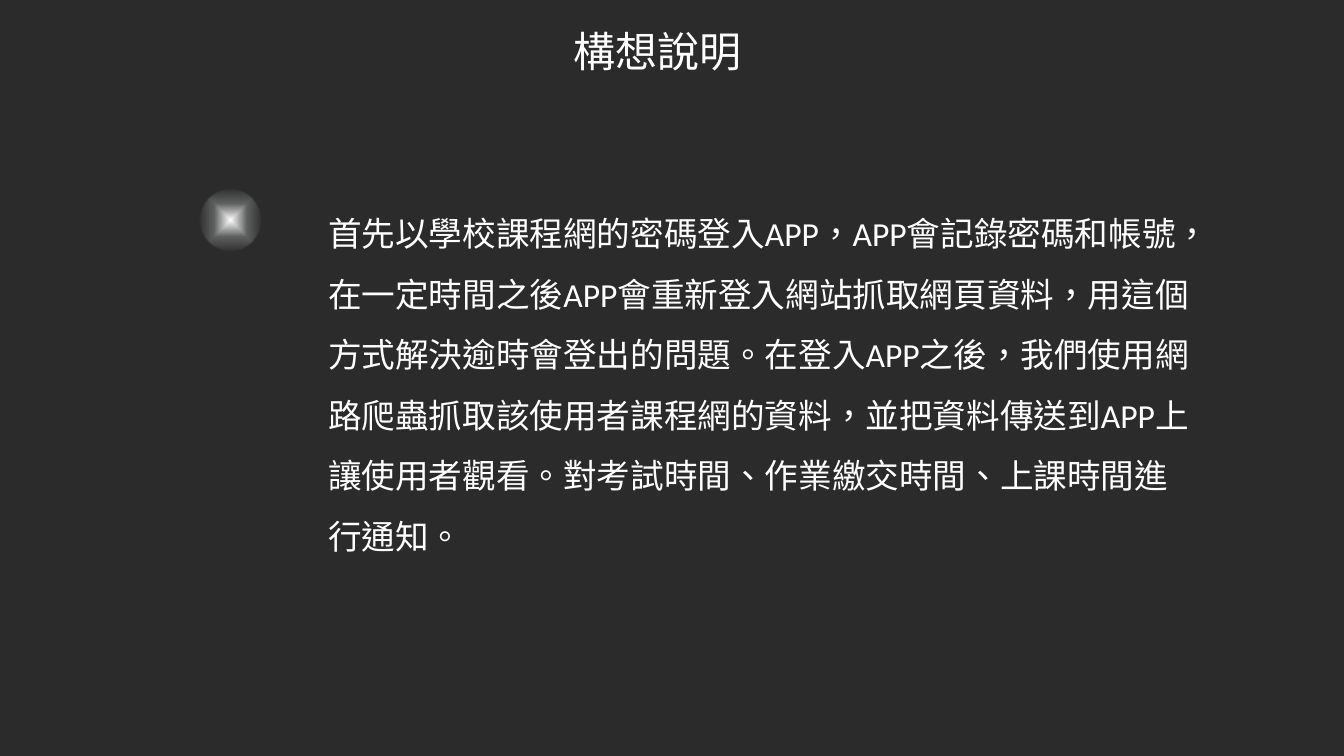
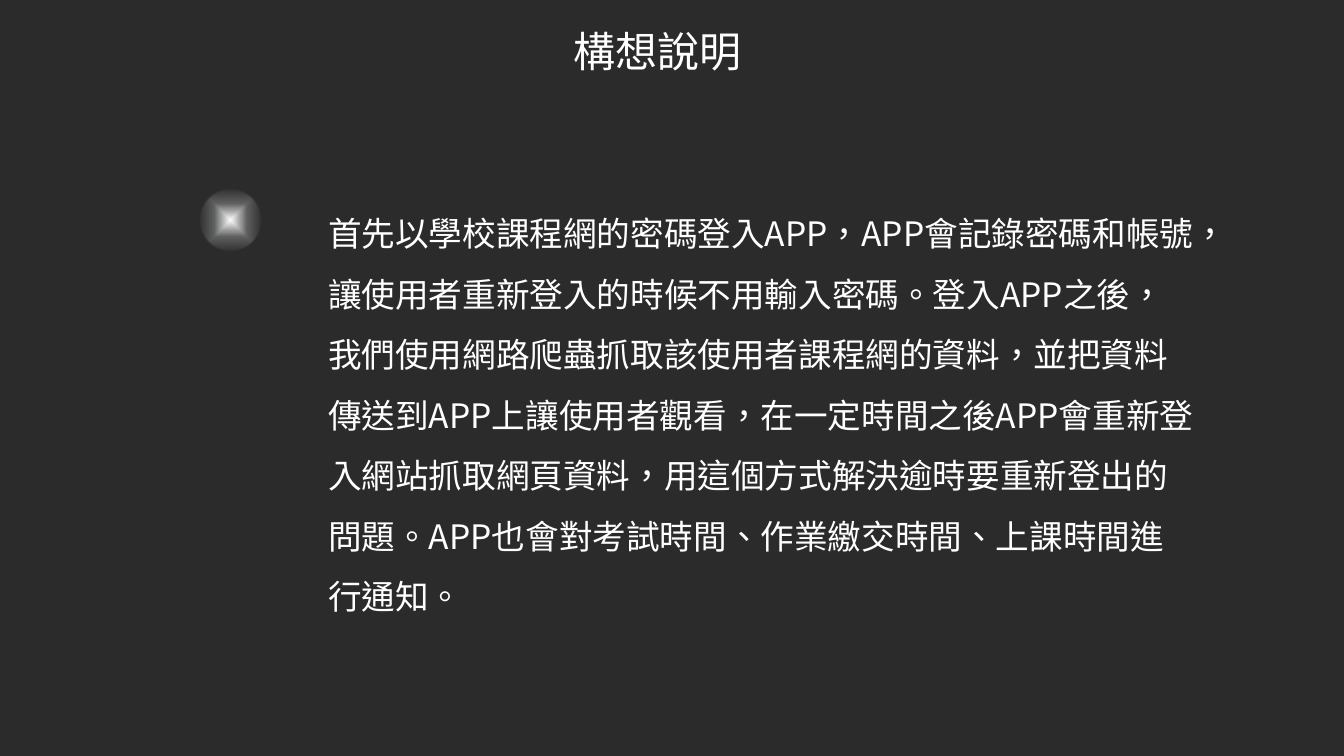
Before and after one commit to JammyTW/107_SE_Team-5, a slide deck: slide 6 of 軟體工程Team5報告 .pptx. Drawn at 1344x756 pixels with LibreOffice and Linux fonts; fonts in the diff are those of the drawing; background and template pictures are left out; a plain dark background stands for a picture behind light text. Boxes give left, top, right and bottom in pixels: in the first picture for what was removed or moved away, otherwise in the second. Text is boxed around its words. In the diff, an @@ line names an element or a change of style, - is before the commit and + after.

```diff
--- a/軟體工程Team5報告 .pptx
+++ b/軟體工程Team5報告 .pptx
@@ text at [328,217,1227,612]: text changed; font Calibri to Noto Sans CJK SC @@
-首先以學校課程網的密碼登入APP，APP會記錄密碼和帳號，在一定時間之後APP會重新登入網站抓取網頁資料，用這個方式解決逾時會登出的問題。在登入APP之後，我們使用網路爬蟲抓取該使用者課程網的資料，並把資料傳送到APP上讓使用者觀看。對考試時間、作業繳交時間、上課時間進行通知。
+首先以學校課程網的密碼登入APP，APP會記錄密碼和帳號，讓使用者重新登入的時候不用輸入密碼。登入APP之後，我們使用網路爬蟲抓取該使用者課程網的資料，並把資料傳送到APP上讓使用者觀看，在一定時間之後APP會重新登入網站抓取網頁資料，用這個方式解決逾時要重新登出的問題。APP也會對考試時間、作業繳交時間、上課時間進行通知。
```
Also in this commit, not shown: 23 other slides changed, 2 slides added, 1 slide removed, 1 other file.
